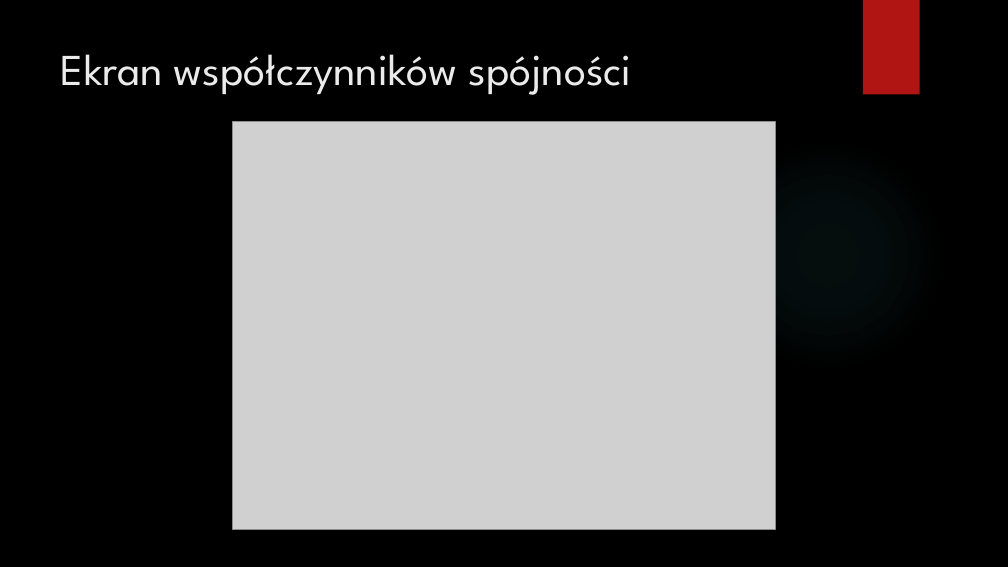
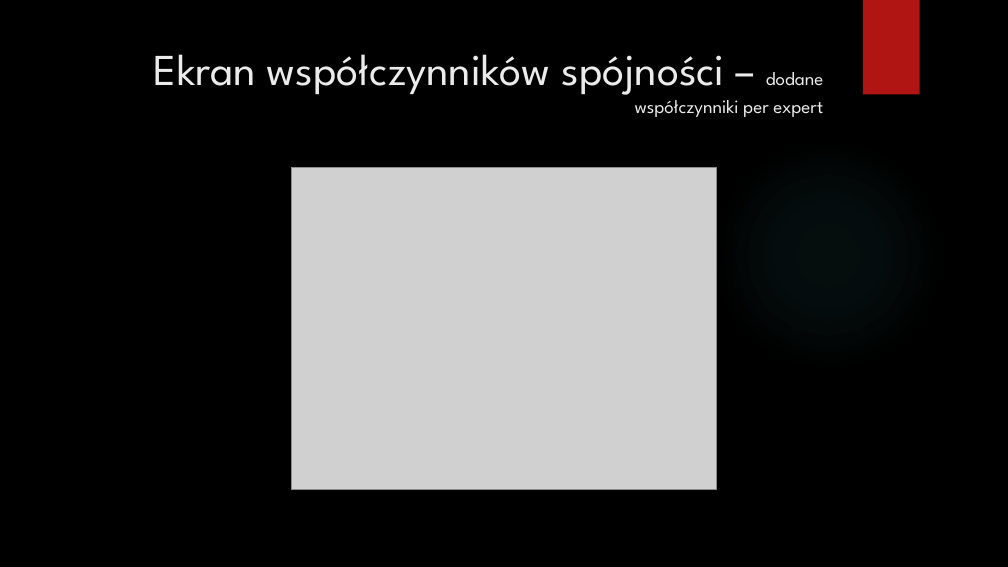
Before and after one commit to piotmag769/JobOffersRankingAHP, a slide deck: slide 4 of JobOffersRankingAHP.pptx (slide 6 before the commit). Drawn at 1008x567 pixels with LibreOffice and Linux fonts; fonts in the diff are those of the drawing; grey boxes stand for pictures; background and template pictures are left out. Boxes give left, top, right and bottom in pixels: in the first picture for what was removed or moved away, otherwise in the second. Text is boxed around its words. In the diff, an @@ line names an element or a change of style, - is before the commit and + after.

```diff
--- a/JobOffersRankingAHP.pptx
+++ b/JobOffersRankingAHP.pptx
@@ title at [154, 54, 824, 117]: text changed @@
-Ekran współczynników spójności
+Ekran współczynników spójności – dodane współczynniki per expert
@@ picture: place and size @@
-picture at [233, 122, 776, 530]
+picture at [292, 168, 717, 490]
```
Also in this commit, not shown: 3 other slides changed, 2 slides removed, 1 other file.
